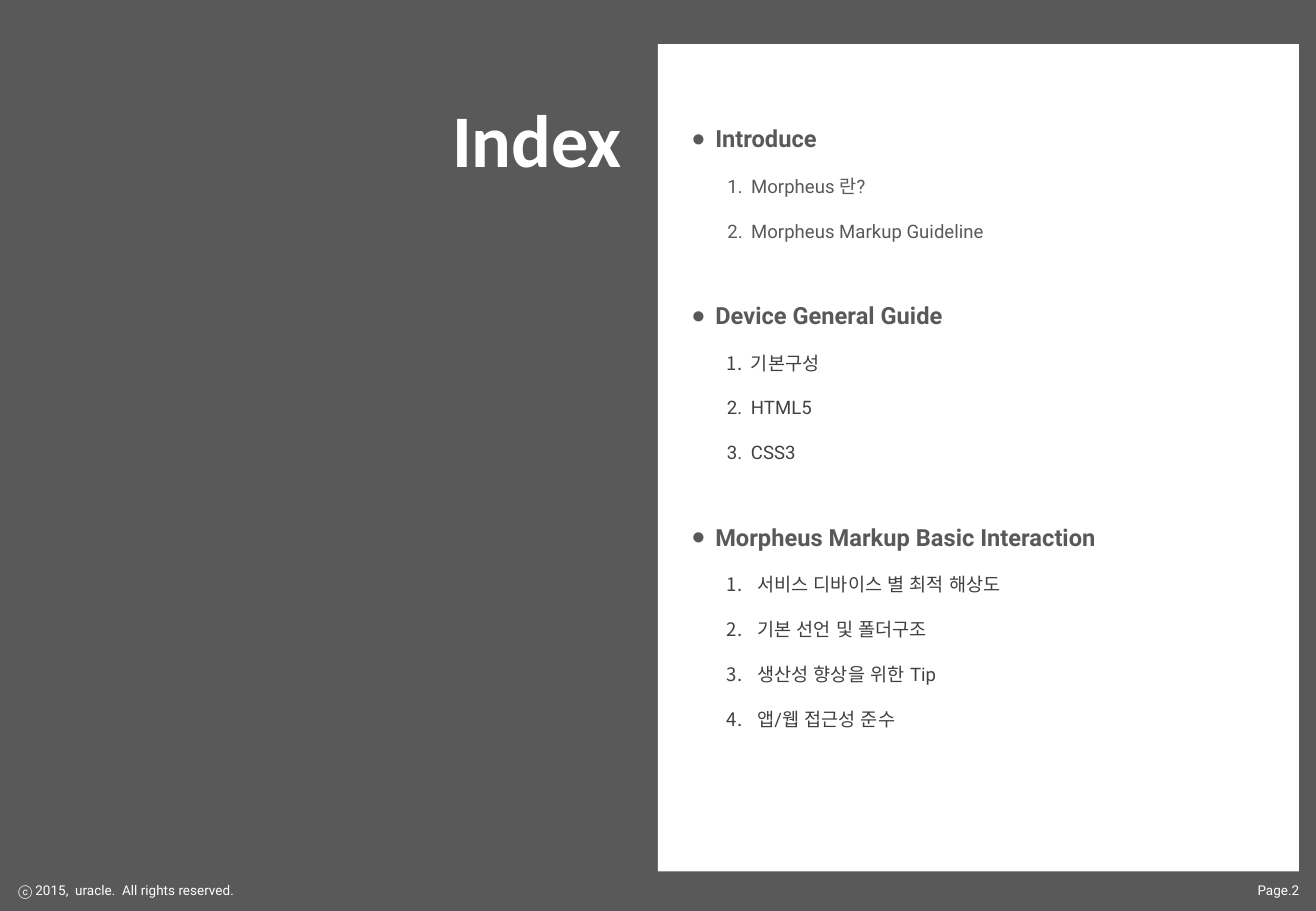
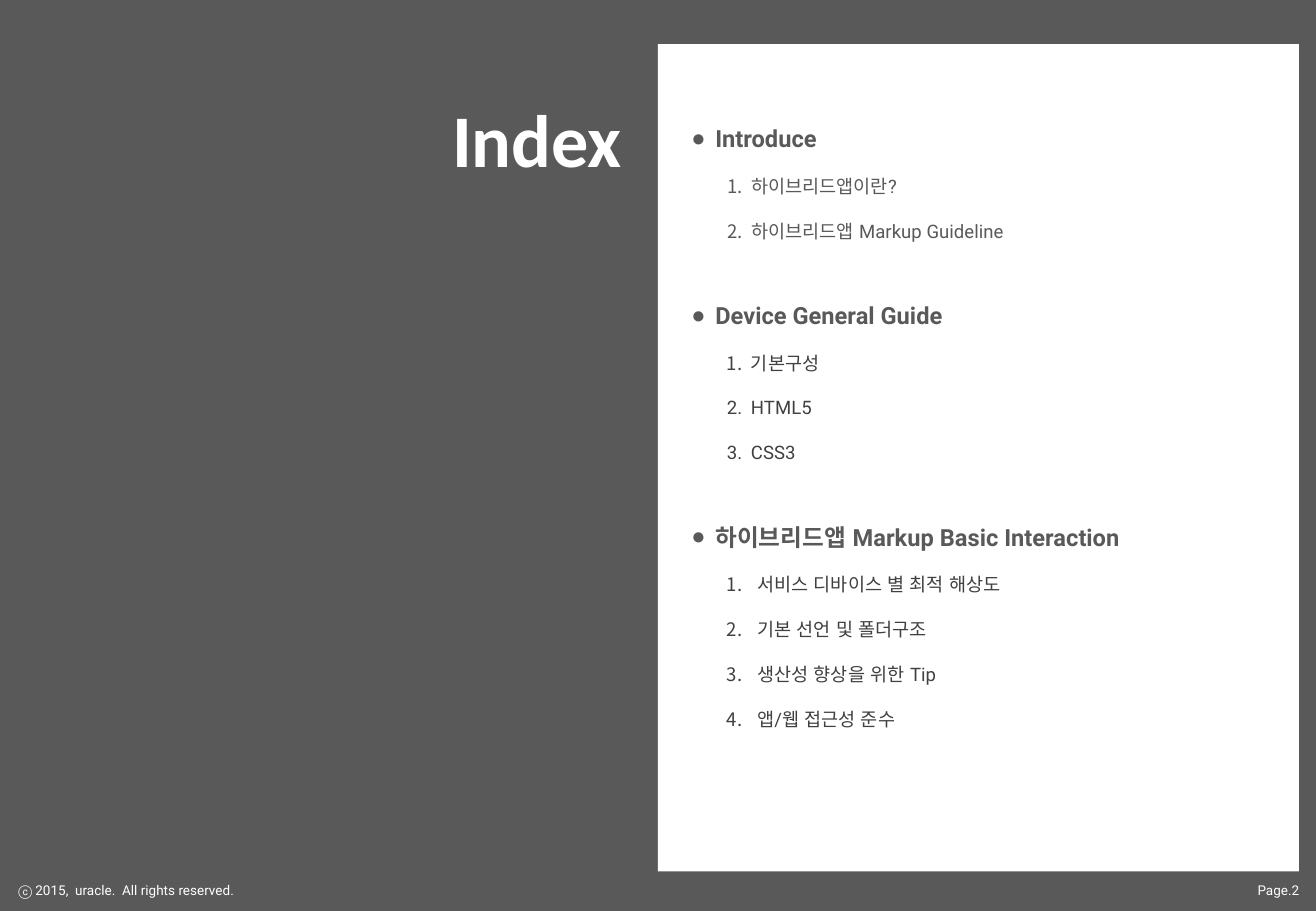
Before and after one commit to SNUH-SMILE/client-app, a slide deck: slide 2 of 기획/하이브리드앱 MarkUp 가이드라인.pptx. Drawn at 1316x911 pixels with LibreOffice and Linux fonts; fonts in the diff are those of the drawing. Boxes give left, top, right and bottom in pixels: in the first picture for what was removed or moved away, otherwise in the second. Text is boxed around its words. In the diff, an @@ line names an element or a change of style, - is before the commit and + after.

```diff
--- a/기획/하이브리드앱 MarkUp 가이드라인.pptx
+++ b/기획/하이브리드앱 MarkUp 가이드라인.pptx
@@ text at (x1=751, y1=177, x2=1004, y2=242): text changed @@
-  1. Morpheus 란?
-  2. Morpheus Markup Guideline
+  1. 하이브리드앱이란?
+  2. 하이브리드앱 Markup Guideline
@@ text at (x1=715, y1=526, x2=1119, y2=551): text changed @@
-● Morpheus Markup Basic Interaction
+● 하이브리드앱 Markup Basic Interaction
```
Also in this commit, not shown: 13 other slides changed.
